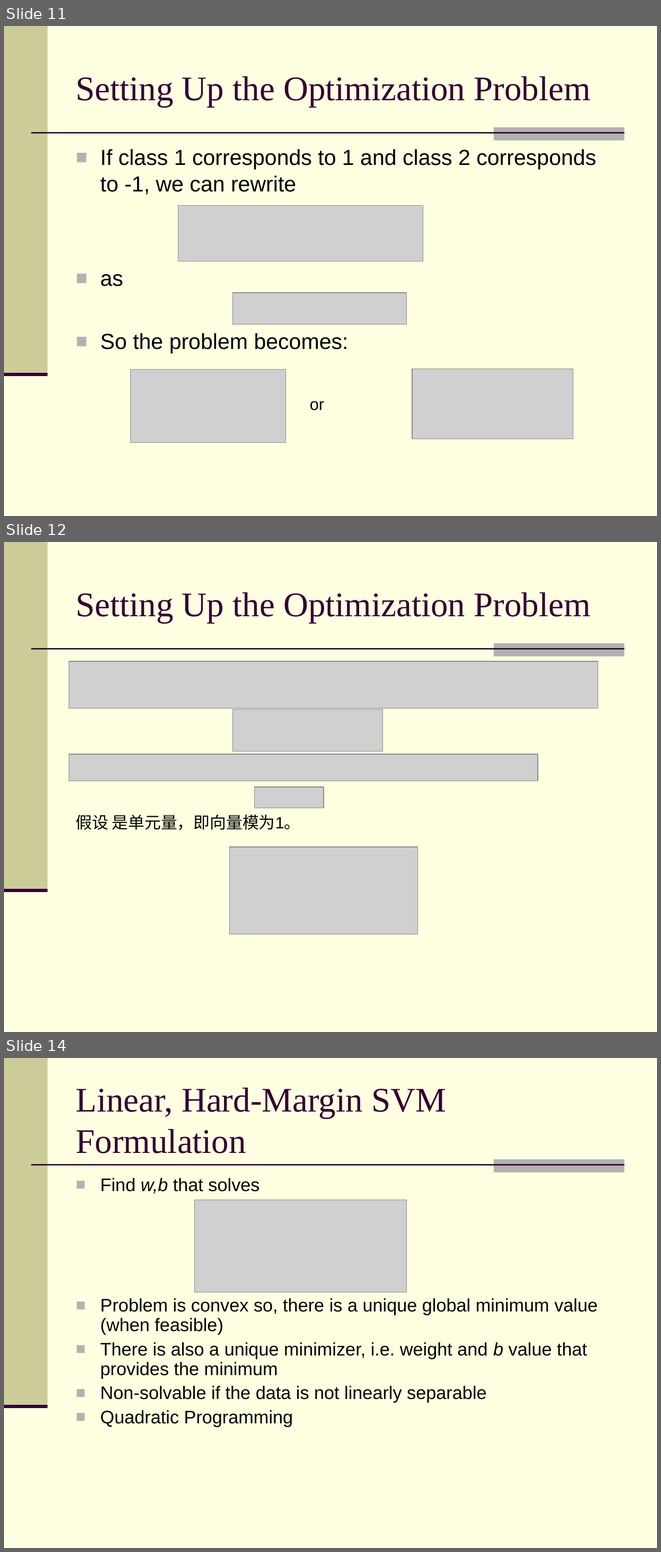
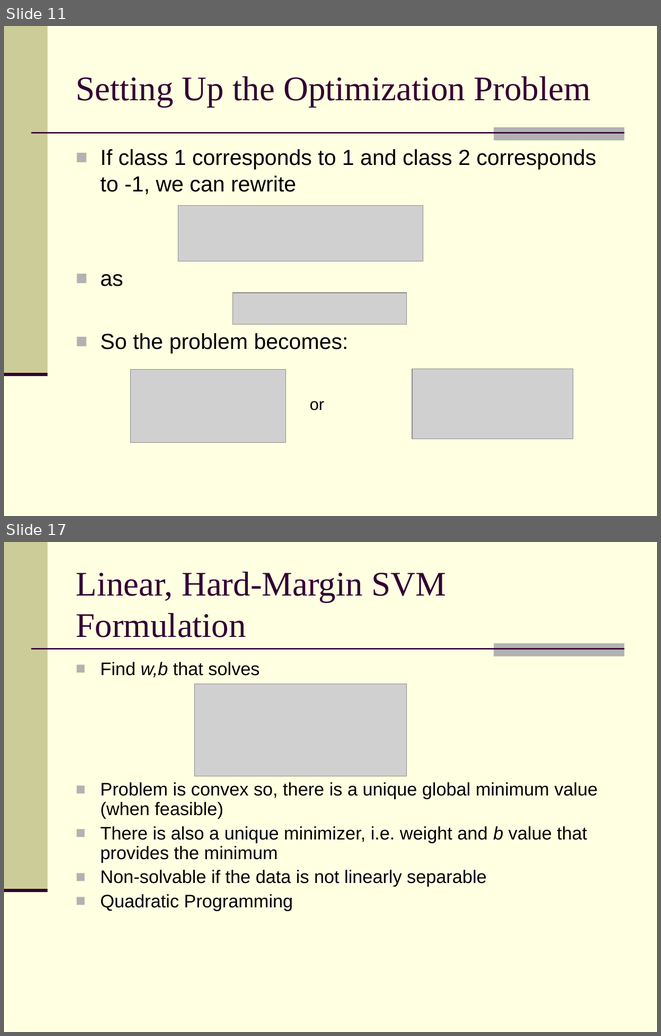
Before and after one commit to clickwise/user_click, a slide deck: docs/Introduction to Machine Learning.ppt. Shown one above the other, each under a label of ours: slides 11, 12 and 14 before the commit, slides 11 and 17 after it; the slides between them are not shown. The pictures are 661x1552 and 661x1036 pixels, drawn with LibreOffice and Linux fonts; fonts in the diff are those of the drawing; grey boxes stand for pictures; background and template pictures are left out. Boxes give left, top, right and bottom in pixels: in the first picture for what was removed or moved away, otherwise in the second. Text is boxed around its words. In the diff, an @@ line names an element or a change of style, - is before the commit and + after.

```diff
--- a/docs/Introduction to Machine Learning.ppt
+++ b/docs/Introduction to Machine Learning.ppt
@@ slide 12 removed at (4,542,657,1032), background #FFFFE1; not listed: 4 template elements that a slide beside it also shows @@
@@ title removed at (76,592,591,623) @@
-Setting Up the Optimization Problem
@@ picture removed at (69,661,598,708) @@
@@ picture removed at (232,709,383,751) @@
@@ picture removed at (69,754,538,781) @@
@@ picture removed at (254,787,323,808) @@
@@ text removed at (76,814,301,830) @@
-假设 是单元量，即向量模为1。
@@ picture removed at (229,847,418,934) @@
@@ what was slide 14 is now slide 17 @@
```
Also in this commit, not shown: 4 slides changed, 5 slides added, 2 other slides removed, 3 other files.
